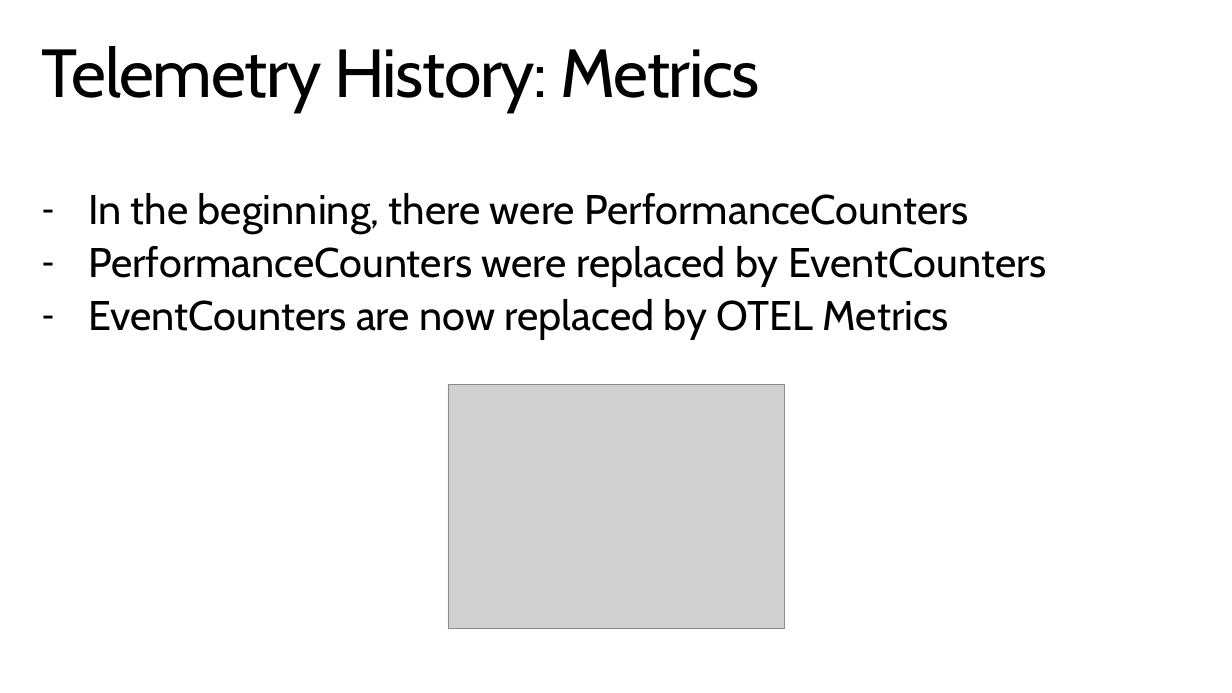
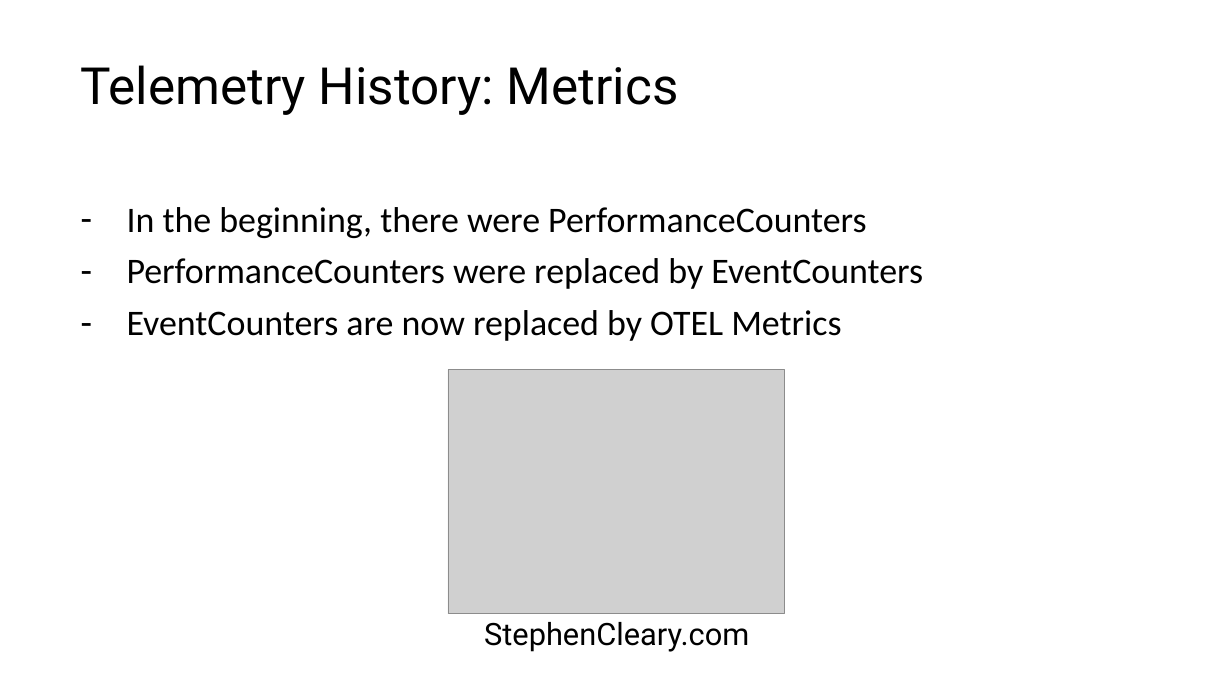
Before and after one commit to StephenCleary/Presentations, a slide deck: slide 6 of Telemetry/Logging Hero.pptx (slide 7 before the commit). Drawn at 1232x693 pixels with LibreOffice and Linux fonts; fonts in the diff are those of the drawing; grey boxes stand for pictures; background and template pictures are left out. Boxes give left, top, right and bottom in pixels: in the first picture for what was removed or moved away, otherwise in the second. Text is boxed around its words. In the diff, an @@ line names an element or a change of style, - is before the commit and + after.

```diff
--- a/Telemetry/Logging Hero.pptx
+++ b/Telemetry/Logging Hero.pptx
@@ title "Telemetry History: Metrics": place and size @@
-title "Telemetry History: Metrics" at box(42, 46, 760, 113)
+title "Telemetry History: Metrics" at box(80, 65, 679, 115)
@@ title "Telemetry History: Metrics" at box(80, 65, 679, 115): size 52.9 to 39.9 pt, font Cabin to Roboto, letter spacing -1 to 0 pt; vertical alignment top to middle @@
@@ text "In the beginning, there were ...": place and size @@
-text "In the beginning, there were ..." at box(88, 193, 1047, 339)
+text "In the beginning, there were ..." at box(127, 207, 923, 341)
@@ text "In the beginning, there were ..." at box(127, 207, 923, 341): size 32.4 to 28 pt, font Cabin to Calibri; more space between paragraphs @@
@@ picture: place and size @@
-picture at box(448, 384, 785, 628)
+picture at box(448, 370, 785, 614)
@@ text "StephenCleary.com": place and size @@
-text "StephenCleary.com" at box(0, 629, 1232, 693)
+text "StephenCleary.com" at box(484, 622, 749, 652)
@@ text "StephenCleary.com" at box(484, 622, 749, 652): font Cabin to Roboto, text colour #FFFFFF to #000000 @@
```
Also in this commit, not shown: 33 other slides changed, 3 slides removed, 1 other file.
